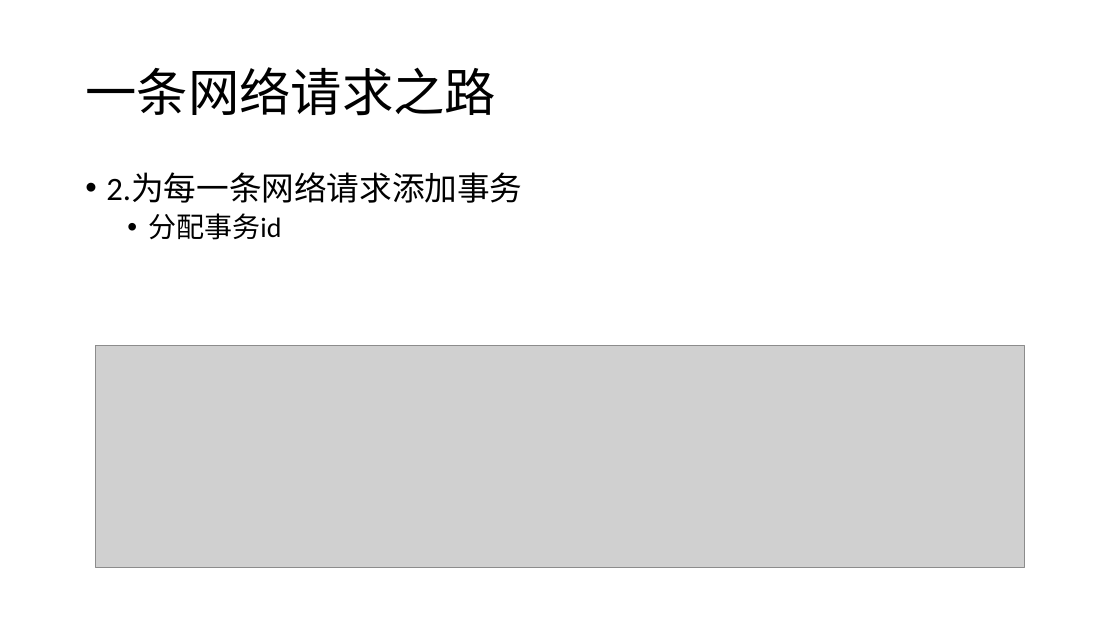
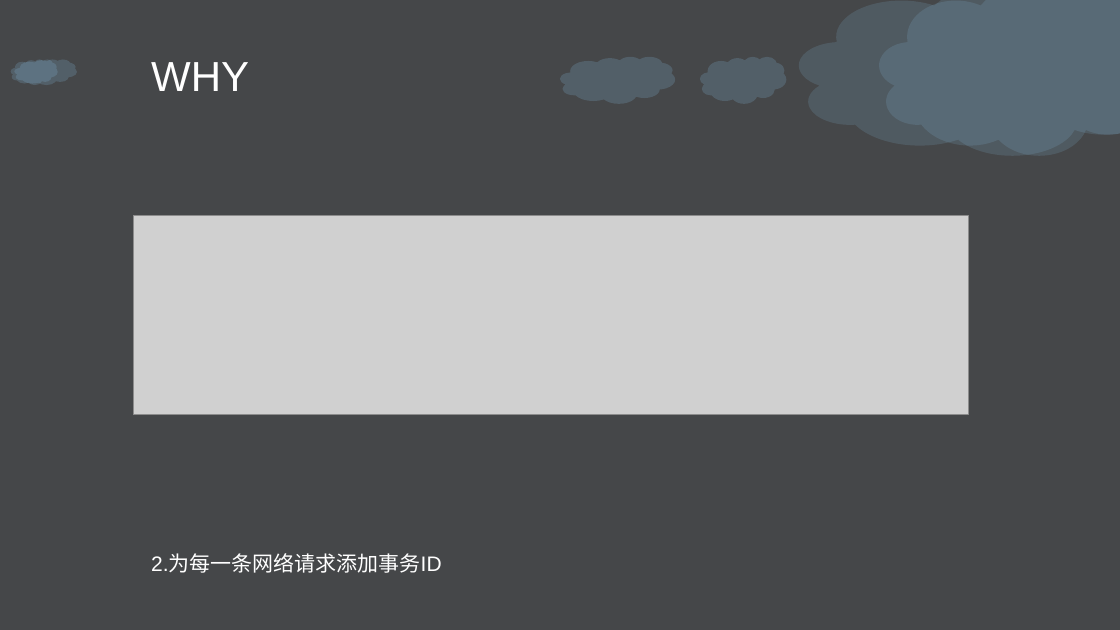
Before and after one commit to daisongsong1991/ppt, a slide deck: slide 4 of net_ppt.pptx. Drawn at 1120x630 pixels with LibreOffice and Linux fonts; fonts in the diff are those of the drawing; grey boxes stand for pictures; background and template pictures are left out. Boxes give left, top, right and bottom in pixels: in the first picture for what was removed or moved away, otherwise in the second. Text is boxed around its words. In the diff, an @@ line names an element or a change of style, - is before the commit and + after.

```diff
--- a/net_ppt.pptx
+++ b/net_ppt.pptx
@@ background #FFFFFF to picture (left out) @@
@@ freeform shape added at (x1=799, y1=0, x2=1120, y2=156), fill #8EC9EE at 15% opacity @@
@@ freeform shape added at (x1=880, y1=0, x2=1120, y2=156), fill #8EC9EE at 15% opacity @@
@@ cloud added at (x1=560, y1=56, x2=676, y2=103), fill #8EC9EE at 19% opacity @@
@@ cloud added at (x1=700, y1=56, x2=786, y2=103), fill #8EC9EE at 19% opacity @@
@@ cloud added at (x1=11, y1=60, x2=58, y2=85), fill #8EC9EE at 19% opacity @@
@@ cloud added at (x1=14, y1=60, x2=77, y2=85), fill #8EC9EE at 19% opacity @@
@@ title removed at (x1=85, y1=67, x2=496, y2=116) @@
-一条网络请求之路
@@ text added at (x1=151, y1=62, x2=249, y2=91), 36 pt, text #FFFFFF @@
+WHY
@@ picture resized from (x1=95, y1=345, x2=1025, y2=568) to (x1=134, y1=215, x2=969, y2=415) @@
@@ text at (x1=151, y1=555, x2=442, y2=573): text changed; size 28 to 18 pt; font Calibri to Arial; text colour #000000 to #FFFFFF @@
-• 2.为每一条网络请求添加事务
-  • 分配事务id
+2.为每一条网络请求添加事务ID
```
Also in this commit, not shown: 9 other slides changed, 14 slides added, 13 slides removed, 1 other file.
